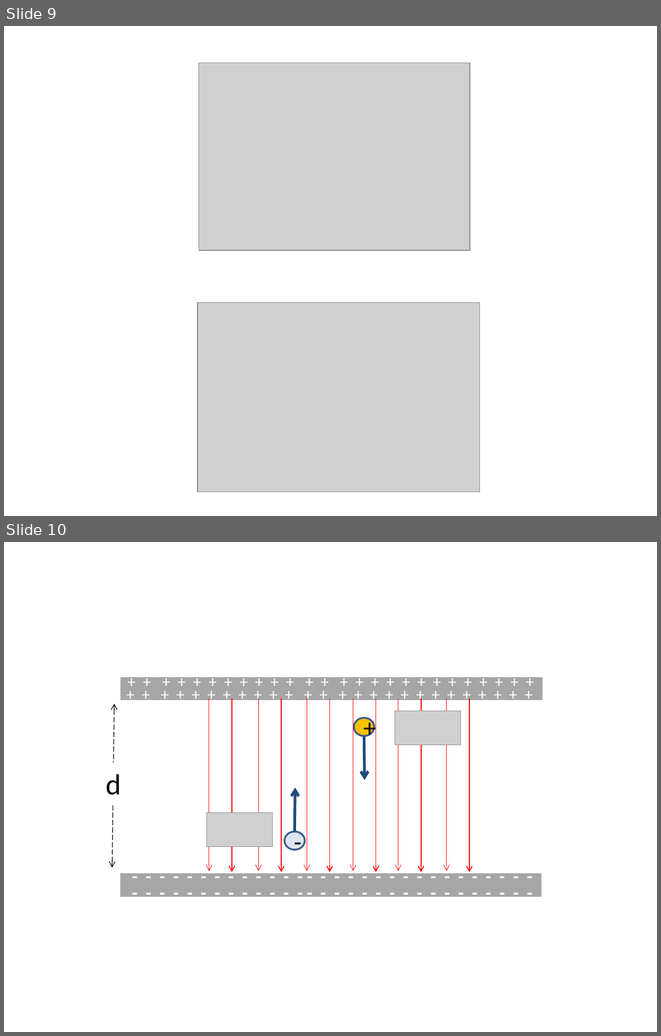
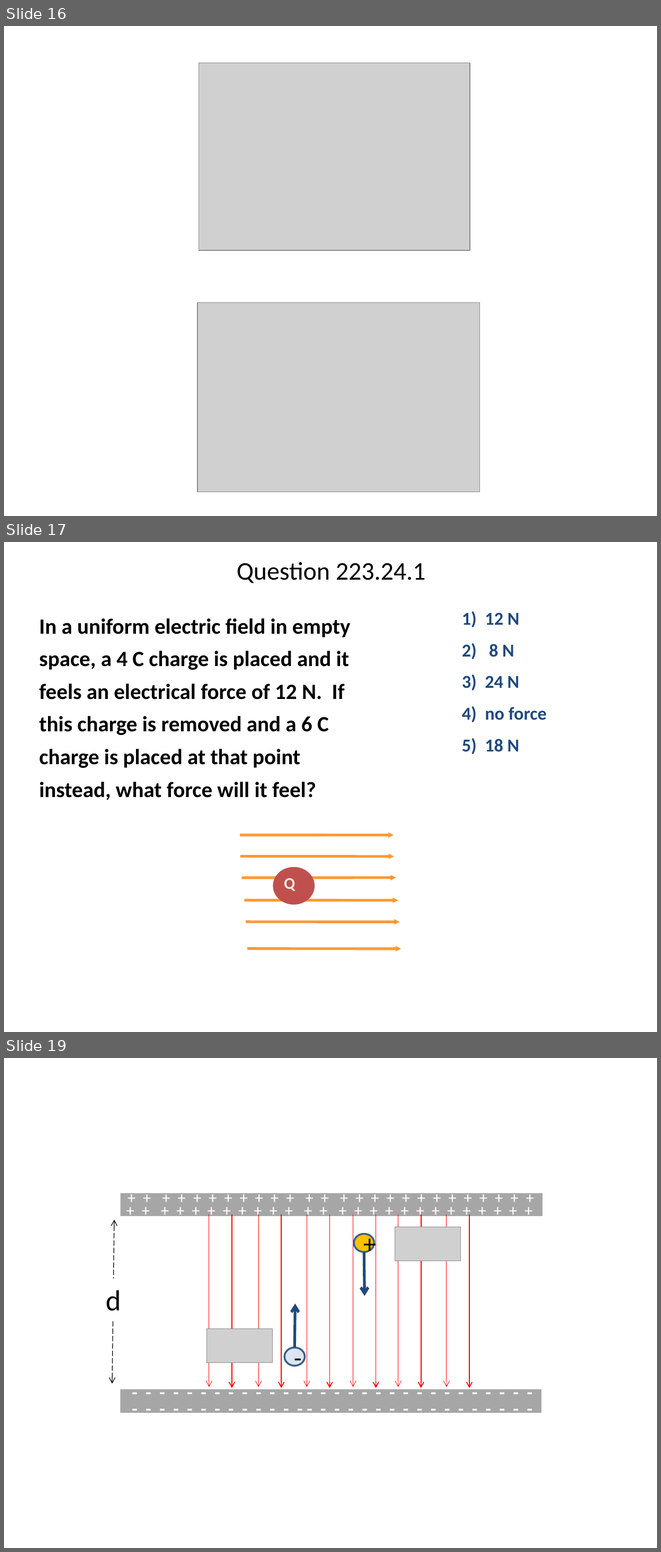
Before and after one commit to rtlines/PH223-Engineering-Physics, a slide deck: Slides/PH223_Lecture_24.pptx. Shown one above the other, each under a label of ours: slides 9 and 10 before the commit, slides 16, 17 and 19 after it; the slides between them are not shown. The pictures are 661x1036 and 661x1552 pixels, drawn with LibreOffice and Linux fonts; fonts in the diff are those of the drawing; grey boxes stand for pictures. Boxes give left, top, right and bottom in pixels: in the first picture for what was removed or moved away, otherwise in the second. Text is boxed around its words. In the diff, an @@ line names an element or a change of style, - is before the commit and + after.

```diff
--- a/Slides/PH223_Lecture_24.pptx
+++ b/Slides/PH223_Lecture_24.pptx
@@ slide 17 added at (4, 542, 657, 1032), background #FFFFFF @@
@@ title added at (237, 562, 426, 583), 28 pt, text #000000 @@
+Question 223.24.1
@@ text added at (39, 618, 351, 800), 24 pt, text #000000, bold @@
+In a uniform electric field in empty space, a 4 C charge is placed and it feels an electrical force of 12 N. If this charge is removed and a 6 C charge is placed at that point instead, what force will it feel?
@@ text added at (462, 611, 547, 754), 20 pt, text #1F497D, bold @@
+1) 12 N
+2) 8 N
+3) 24 N
+4) no force
+5) 18 N
@@ arrow added from (240, 835) to (394, 835), #FF9933 3 pt @@
@@ arrow added from (240, 856) to (394, 856), #FF9933 3 pt @@
@@ ellipse added at (273, 866, 315, 905), fill #C0504D @@
@@ arrow added from (241, 877) to (396, 877), #FF9933 3 pt @@
@@ text added at (284, 878, 295, 891), 18 pt, text #EEECE1, bold @@
+Q
@@ arrow added from (244, 900) to (398, 900), #FF9933 3 pt @@
@@ arrow added from (246, 921) to (400, 921), #FF9933 3 pt @@
@@ arrow added from (248, 948) to (401, 949), #FF9933 3 pt @@
@@ what was slide 9 is now slide 16 @@
@@ what was slide 10 is now slide 19 @@
```
Also in this commit, not shown: 11 other slides added, 1 slide removed, 5 other files.
